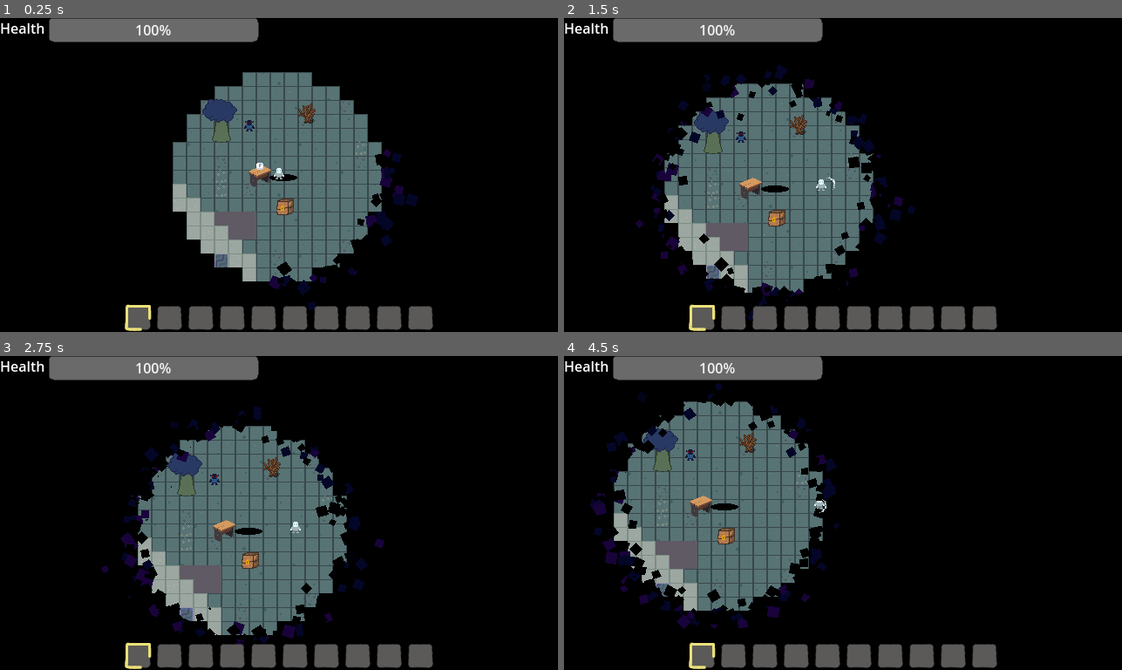
Above: before the commit, frames 1-4 (two rows, left to right).
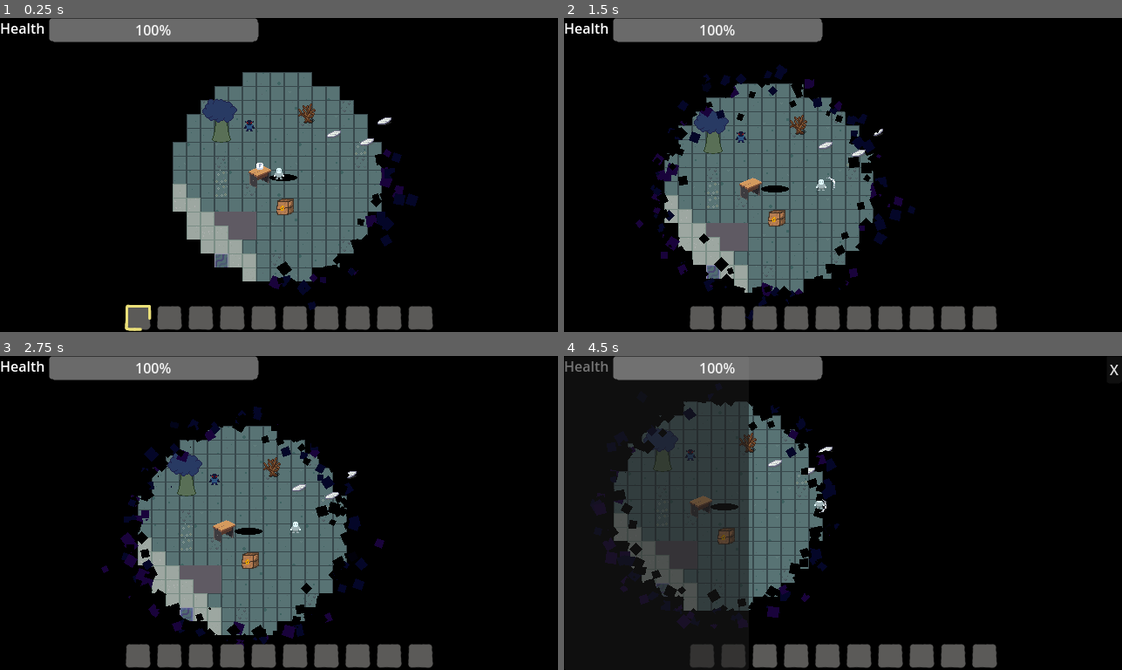
Above: after the commit, the same moments.

Repository: TimoRoggel/EverDark
Game: Godot game, scene res://scenes/levels/world.tscn
Same seed, same stepped clock (60 frames per second), same inputs: the game is played once before the commit and once after it.
Inputs (mouse positions are in pixels of both pictures, inside the frame that each line leads up to):
- Up to frame 1 (0.25 s): no input
- Up to frame 2 (1.5 s): tap Enter at 0.5 s; move the mouse to (965, 159) at 0.52 s; hold D (right) 0.53-1.25 s; hold Shift (dash) 0.53-1.25 s; click (965, 159) at 0.67 s; tap F (interact) at 0.8 s; click (1116, 30) at 1.25 s, where only the run after the commit has a clickable "X"
- Up to frame 3 (2.75 s): drag from (167, 528) to (228, 462) at 2.02 s
- Up to frame 4 (4.5 s): move the mouse to (898, 443) at 2.77 s; hold D (right) 2.78-3.5 s; hold Shift (dash) 2.78-3.5 s; tap E (open) at 2.85 s; drag from (815, 575) to (725, 538) at 3.52 s; move the mouse to (1010, 560) at 4.27 s; hold A (left) from 4.28 s (still down); hold Right mouse button (block) from 4.28 s (still down)

The runs differ from the first frame. In frame 1, 0.1% of the frame differs, in the area x 58-71%, y 31-41%; in frame 2, 0.2%; in frame 3, 0.2%; in frame 4, 13%, in the area x 0-100%, y 1-100%.

Commit message:
lore note system

Diff:
--- /dev/null
+++ b/data/notes.csv
@@ -0,0 +1,4 @@
+"id","name","text","image"
+"0","test_text","This is a test note with only textual content.",""
+"1","test_image","","uid://kskpiltajdfq"
+"2","test_both","This is a test note with both text and an image.","uid://b6gfa0grw3kwg"
--- a/project.godot
+++ b/project.godot
@@ -23,6 +23,7 @@
 SettingsManager="*res://scripts/globals/settings_manager.gd"
 Debug="*res://scripts/globals/debug.gd"
 Generator="*res://scripts/globals/generator.gd"
+LoreSystem="*res://scripts/globals/lore_system.gd"
 
 [display]
 
--- a/scenes/characters/player.tscn
+++ b/scenes/characters/player.tscn
@@ -19,9 +19,10 @@
 [ext_resource type="Script" uid="uid://c0jl7340jmrnc" path="res://scripts/components/block_component.gd" id="17_d6tgn"]
 [ext_resource type="Resource" uid="uid://bbtl2icahexun" path="res://resources/attacks/player_default_attack.tres" id="17_kmyvj"]
 [ext_resource type="PackedScene" uid="uid://bn1esnd74d0hh" path="res://UI/pause_menu.tscn" id="18_d6tgn"]
-[ext_resource type="Script" path="res://scripts/components/lumin_placement_component.gd" id="18_kmyvj"]
-[ext_resource type="Script" path="res://scenes/characters/hotbar_container.gd" id="20_eir2k"]
+[ext_resource type="Script" uid="uid://chbvt1cpvl4ve" path="res://scripts/components/lumin_placement_component.gd" id="18_kmyvj"]
+[ext_resource type="Script" uid="uid://c54jhhrackwfy" path="res://scenes/characters/hotbar_container.gd" id="20_eir2k"]
 [ext_resource type="PackedScene" uid="uid://beguyjw3ooy0v" path="res://UI/hud.tscn" id="20_kmyvj"]
+[ext_resource type="PackedScene" uid="uid://bcg10wp7uqawx" path="res://scenes/lore_system/lore_note_screen.tscn" id="23_inhyd"]
 
 [sub_resource type="RectangleShape2D" id="RectangleShape2D_dyp2m"]
 size = Vector2(6, 8)
@@ -148,3 +149,6 @@
 [node name="TextureButton" type="TextureButton" parent="CanvasLayer"]
 offset_right = 40.0
 offset_bottom = 40.0
+
+[node name="lore_note_screen" parent="CanvasLayer" instance=ExtResource("23_inhyd")]
+visible = false
--- a/scenes/levels/world.tscn
+++ b/scenes/levels/world.tscn
@@ -9,7 +9,9 @@
 [ext_resource type="PackedScene" uid="uid://dl655ix05mcka" path="res://scenes/characters/hole.tscn" id="8_dp8al"]
 [ext_resource type="Script" uid="uid://dkt222qwdgnfh" path="res://scripts/tools/harvestable_body_2d.gd" id="9_csbb7"]
 [ext_resource type="PackedScene" uid="uid://kp8jku03lrxp" path="res://Chest/chest.tscn" id="9_f1v6p"]
-[ext_resource type="Script" uid="uid://cv5imdu7bgt7s" path="res://scripts/tools/runnables/harvestable_runnable.gd" id="10_mmplq"]
+[ext_resource type="Script" uid="uid://b3b33abitpj2t" path="res://scripts/tools/runnables/harvestable_runnable.gd" id="10_mmplq"]
+[ext_resource type="Script" uid="uid://c75e74dnbg0do" path="res://scripts/tools/lore_note_2d.gd" id="11_de0io"]
+[ext_resource type="Script" uid="uid://k2h8hdh738wa" path="res://scripts/tools/runnables/lore_note_runnable.gd" id="12_xidr1"]
 
 [sub_resource type="Environment" id="Environment_w2p53"]
 ambient_light_source = 1
@@ -64,4 +66,41 @@
 script = ExtResource("9_csbb7")
 harvestable_id = 0
 interact_script = ExtResource("10_mmplq")
-metadata/_custom_type_script = "uid://dkt222qwdgnfh"
+
+[node name="note_0" type="Area2D" parent="."]
+z_as_relative = false
+y_sort_enabled = true
+position = Vector2(73, -43)
+collision_layer = 4
+collision_mask = 0
+monitoring = false
+script = ExtResource("11_de0io")
+interact_script = ExtResource("12_xidr1")
+custom_parameter = "{\"note\": 0}"
+metadata/_custom_type_script = "uid://c75e74dnbg0do"
+
+[node name="note_1" type="Area2D" parent="."]
+z_as_relative = false
+y_sort_enabled = true
+position = Vector2(111, -34)
+collision_layer = 4
+collision_mask = 0
+monitoring = false
+script = ExtResource("11_de0io")
+note_id = 1
+interact_script = ExtResource("12_xidr1")
+custom_parameter = "{\"note\": 1}"
+metadata/_custom_type_script = "uid://c75e74dnbg0do"
+
+[node name="note_2" type="Area2D" parent="."]
+z_as_relative = false
+y_sort_enabled = true
+position = Vector2(131, -58)
+collision_layer = 4
+collision_mask = 0
+monitoring = false
+script = ExtResource("11_de0io")
+note_id = 2
+interact_script = ExtResource("12_xidr1")
+custom_parameter = "{\"note\": 2}"
+metadata/_custom_type_script = "uid://c75e74dnbg0do"
--- /dev/null
+++ b/scenes/lore_system/lore_note.tscn
@@ -0,0 +1,76 @@
+[gd_scene load_steps=6 format=3 uid="uid://dwv61e2desqha"]
+
+[ext_resource type="Script" uid="uid://b3tkayh88psee" path="res://scripts/ui/lore_note.gd" id="1_ykp60"]
+
+[sub_resource type="Gradient" id="Gradient_d62mb"]
+offsets = PackedFloat32Array(1)
+colors = PackedColorArray(1, 1, 1, 1)
+
+[sub_resource type="GradientTexture2D" id="GradientTexture2D_ykp60"]
+gradient = SubResource("Gradient_d62mb")
+width = 240
+height = 360
+
+[sub_resource type="LabelSettings" id="LabelSettings_ykp60"]
+font_size = 24
+font_color = Color(0, 0, 0, 1)
+
+[sub_resource type="LabelSettings" id="LabelSettings_yk4an"]
+font_color = Color(0.16056699, 0.16056699, 0.16056699, 1)
+
+[node name="lore_note" type="TextureRect"]
+anchors_preset = 8
+anchor_left = 0.5
+anchor_top = 0.5
+anchor_right = 0.5
+anchor_bottom = 0.5
+offset_left = -120.0
+offset_top = -180.0
+offset_right = 120.0
+offset_bottom = 180.0
+grow_horizontal = 2
+grow_vertical = 2
+size_flags_horizontal = 6
+texture = SubResource("GradientTexture2D_ykp60")
+script = ExtResource("1_ykp60")
+
+[node name="margin" type="MarginContainer" parent="."]
+layout_mode = 1
+anchors_preset = 15
+anchor_right = 1.0
+anchor_bottom = 1.0
+grow_horizontal = 2
+grow_vertical = 2
+theme_override_constants/margin_left = 8
+theme_override_constants/margin_top = 8
+theme_override_constants/margin_right = 8
+theme_override_constants/margin_bottom = 8
+
+[node name="scroll" type="ScrollContainer" parent="margin"]
+layout_mode = 2
+horizontal_scroll_mode = 0
+
+[node name="vbox" type="VBoxContainer" parent="margin/scroll"]
+layout_mode = 2
+size_flags_horizontal = 3
+size_flags_vertical = 3
+
+[node name="title" type="Label" parent="margin/scroll/vbox"]
+unique_name_in_owner = true
+custom_minimum_size = Vector2(32, 32)
+layout_mode = 2
+label_settings = SubResource("LabelSettings_ykp60")
+autowrap_mode = 3
+
+[node name="text" type="Label" parent="margin/scroll/vbox"]
+unique_name_in_owner = true
+custom_minimum_size = Vector2(64, 64)
+layout_mode = 2
+label_settings = SubResource("LabelSettings_yk4an")
+autowrap_mode = 3
+
+[node name="image" type="TextureRect" parent="margin/scroll/vbox"]
+unique_name_in_owner = true
+layout_mode = 2
+size_flags_vertical = 3
+expand_mode = 2
--- /dev/null
+++ b/scenes/lore_system/lore_note_screen.tscn
@@ -0,0 +1,35 @@
+[gd_scene load_steps=2 format=3 uid="uid://bcg10wp7uqawx"]
+
+[ext_resource type="Script" uid="uid://71hfrvx8a8j5" path="res://scripts/ui/lore_note_screen.gd" id="1_d5pwv"]
+
+[node name="lore_note_screen" type="MarginContainer"]
+anchors_preset = 15
+anchor_right = 1.0
+anchor_bottom = 1.0
+grow_horizontal = 2
+grow_vertical = 2
+script = ExtResource("1_d5pwv")
+
+[node name="hbox" type="HBoxContainer" parent="."]
+layout_mode = 2
+
+[node name="notes" type="ItemList" parent="hbox"]
+unique_name_in_owner = true
+layout_mode = 2
+size_flags_horizontal = 3
+size_flags_stretch_ratio = 0.5
+item_count = 1
+item_0/text = "test"
+
+[node name="current_note" type="Control" parent="hbox"]
+unique_name_in_owner = true
+layout_mode = 2
+size_flags_horizontal = 3
+
+[node name="close" type="Button" parent="."]
+layout_mode = 2
+size_flags_horizontal = 8
+size_flags_vertical = 0
+text = "X"
+
+[connection signal="pressed" from="close" to="." method="_on_close_pressed"]
--- a/scripts/components/input_component.gd
+++ b/scripts/components/input_component.gd
@@ -33,6 +33,8 @@
 	if Input.is_action_just_pressed("toggle_inventory"):
 		can_spawn = !can_spawn
 		inventory_toggled.emit()
+	if Input.is_action_just_pressed("dash"):
+		LoreSystem.open_screen()
 	movement = Input.get_vector("left", "right", "up", "down")
 	attacking = Input.is_action_pressed("attack")
 	blocking = Input.is_action_pressed("block")
--- a/scripts/globals/data_manager.gd
+++ b/scripts/globals/data_manager.gd
@@ -9,6 +9,7 @@
 	initialize_data("items", Item)
 	initialize_data("recipes", Recipe)
 	initialize_data("harvestables", Harvestable)
+	initialize_data("notes", Note)
 
 func initialize_data(key: String, type: Variant) -> void:
 	load_data(key)
--- /dev/null
+++ b/scripts/globals/lore_system.gd
@@ -0,0 +1,24 @@
+extends Node
+
+@export var screen: Control = null
+
+var unlocked_notes: PackedInt32Array = []
+
+func _ready() -> void:
+	SaveSystem.track("unlocked_notes", func() -> PackedInt32Array: return unlocked_notes, func(_s: PackedInt32Array) -> void: unlocked_notes = _s, [])
+
+func unlock_note(id: int) -> void:
+	if unlocked_notes.has(id):
+		return
+	unlocked_notes.append(id)
+
+func get_unlocked_notes() -> Array[Note]:
+	var notes: Array[Note] = []
+	for i: int in unlocked_notes:
+		notes.append(DataManager.get_resource_by_id("notes", i))
+	return notes
+
+func open_screen(note: Note = null) -> void:
+	screen.visible = true
+	if note:
+		screen.load_note(note, true)
--- /dev/null
+++ b/scripts/resources/data_driven_resources/note.gd
@@ -0,0 +1,15 @@
+class_name Note extends DataDrivenResource
+
+@export var display_name: String = ""
+@export_multiline var text: String = ""
+@export var image: Texture2D = null
+
+static func from_data(data: Dictionary) -> Note:
+	var note: Note = Note.new()
+	note.id = data["id"]
+	note.display_name = data["name"]
+	note.text = data["text"]
+	var image_uid: String = data.get("image", "")
+	if !image_uid.is_empty():
+		note.image = load(image_uid)
+	return note
--- a/scripts/tools/harvestable_body_2d.gd
+++ b/scripts/tools/harvestable_body_2d.gd
@@ -1,7 +1,7 @@
 @tool
 class_name HarvestableBody2D extends Interactable2D
 
-const HARVESTABLE_RUNNABLE: GDScript = preload("uid://cv5imdu7bgt7s")
+const HARVESTABLE_RUNNABLE: GDScript = preload("uid://b3b33abitpj2t")
 
 @export var harvestable_id: int = -1
 @export var harvestable: Harvestable = null:
@@ -13,6 +13,8 @@
 var sprite: Sprite2D = Sprite2D.new()
 
 func _ready() -> void:
+	if Engine.is_editor_hint():
+		return
 	harvestable = DataManager.get_resource_by_id("harvestables", harvestable_id)
 	z_as_relative = false
 	y_sort_enabled = true
--- /dev/null
+++ b/scripts/tools/lore_note_2d.gd
@@ -0,0 +1,19 @@
+@tool
+class_name LoreNote2D extends Interactable2D
+
+const TEXTURE: Texture2D = preload("uid://o224qgp07gvy")
+const LORE_NOTE_RUNNABLE: GDScript = preload("uid://k2h8hdh738wa")
+
+@export var note_id: int = 0
+
+var sprite: Sprite2D = Sprite2D.new()
+
+func _ready() -> void:
+	z_as_relative = false
+	y_sort_enabled = true
+	sprite.texture = TEXTURE
+	add_child(sprite)
+	custom_parameter = str("{\"note\": ", note_id, "}")
+	interact_script = LORE_NOTE_RUNNABLE
+	active = true
+	super()
--- /dev/null
+++ b/scripts/tools/runnables/lore_note_runnable.gd
@@ -0,0 +1,11 @@
+class_name LoreNoteRunnable extends Runnable
+
+func run(param: Dictionary) -> void:
+	if !param.has("note"):
+		return
+	LoreSystem.unlock_note(param["note"])
+	LoreSystem.open_screen(DataManager.get_resource_by_id("notes", param["note"]))
+	param["self"].queue_free()
+
+func can_run(param: Dictionary) -> bool:
+	return param.has("note")
--- a/scripts/tools/runnables/runnable.gd
+++ b/scripts/tools/runnables/runnable.gd
@@ -1,4 +1,4 @@
-@abstract class_name Runnable extends Object
+@abstract class_name Runnable extends RefCounted
 
 @abstract func run(param: Dictionary) -> void
 
--- /dev/null
+++ b/scripts/ui/lore_note.gd
@@ -0,0 +1,10 @@
+extends TextureRect
+
+@onready var title: Label = %title
+@onready var text: Label = %text
+@onready var image: TextureRect = %image
+
+func set_note(note: Note) -> void:
+	title.text = note.display_name
+	text.text = note.text
+	image.texture = note.image
--- /dev/null
+++ b/scripts/ui/lore_note_screen.gd
@@ -0,0 +1,52 @@
+extends MarginContainer
+
+const LORE_NOTE: PackedScene = preload("uid://dwv61e2desqha")
+
+@onready var notes_list: ItemList = %notes
+@onready var current_note: Control = %current_note
+
+var notes: Array[Note] = []
+
+func _ready() -> void:
+	LoreSystem.screen = self
+	visibility_changed.connect(_on_visibility_changed)
+	notes_list.item_selected.connect(load_note_index)
+	hide()
+
+func _input(event: InputEvent) -> void:
+	if !visible:
+		return
+	if event.is_action_pressed("ui_cancel"):
+		hide()
+
+func _on_visibility_changed() -> void:
+	if !visible:
+		return
+	notes_list.clear()
+	notes = LoreSystem.get_unlocked_notes()
+	for note: Note in notes:
+		notes_list.add_item(note.display_name)
+	notes_list.select(0)
+	load_note_index(0)
+
+func load_note_index(index: int) -> void:
+	if notes.size() <= index:
+		return
+	load_note(notes[index])
+
+func load_note(note: Note, set_selected: bool = false) -> void:
+	if !note:
+		return
+	if current_note.get_child_count() > 0:
+		current_note.get_child(0).queue_free()
+	var scene: Control = LORE_NOTE.instantiate()
+	current_note.add_child(scene)
+	scene.set_note(note)
+	if set_selected:
+		for i: int in notes.size():
+			if notes[i] == note:
+				notes_list.select(i)
+				return
+
+func _on_close_pressed() -> void:
+	hide()
Not shown, changed: addons/sync_spreadsheets/files/sync.gd
Not shown, added: data/notes.csv.import
Binary file added: graphics/lore_note.png
Not shown, added: graphics/lore_note.png.import
Not shown: 1 places in scenes/characters/player.tscn that only renumber resources
Not shown: 1 places in scenes/levels/world.tscn that only renumber resources
Not shown, added: scripts/globals/lore_system.gd.uid
Renamed: scripts/resources/data_driven_resource.gd -> scripts/resources/data_driven_resources/data_driven_resource.gd
Renamed: scripts/resources/data_driven_resource.gd.uid -> scripts/resources/data_driven_resources/data_driven_resource.gd.uid
Renamed: scripts/resources/harvestable.gd -> scripts/resources/data_driven_resources/harvestable.gd
Renamed: scripts/resources/harvestable.gd.uid -> scripts/resources/data_driven_resources/harvestable.gd.uid
Renamed: scripts/resources/item.gd -> scripts/resources/data_driven_resources/item.gd
(and 9 more such lines)
